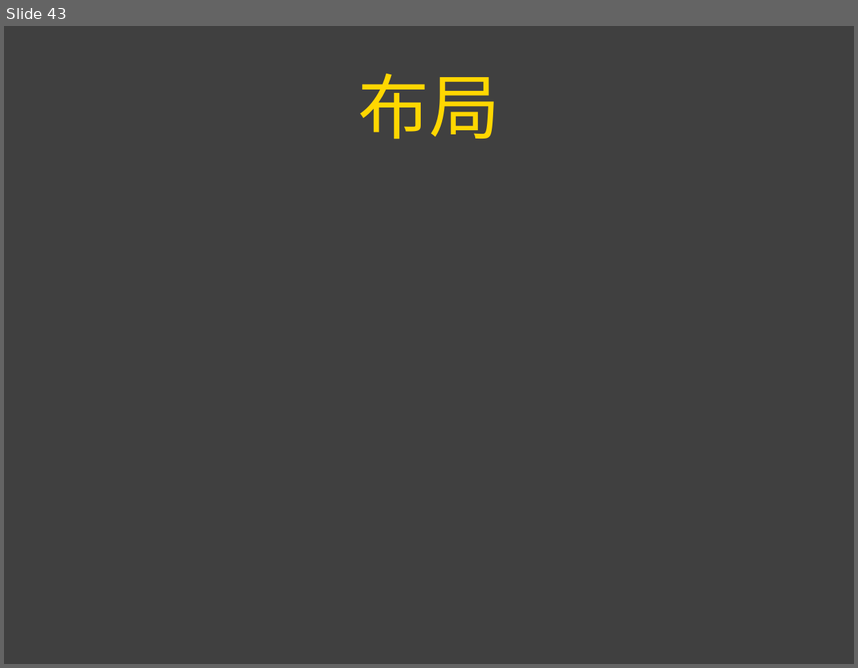
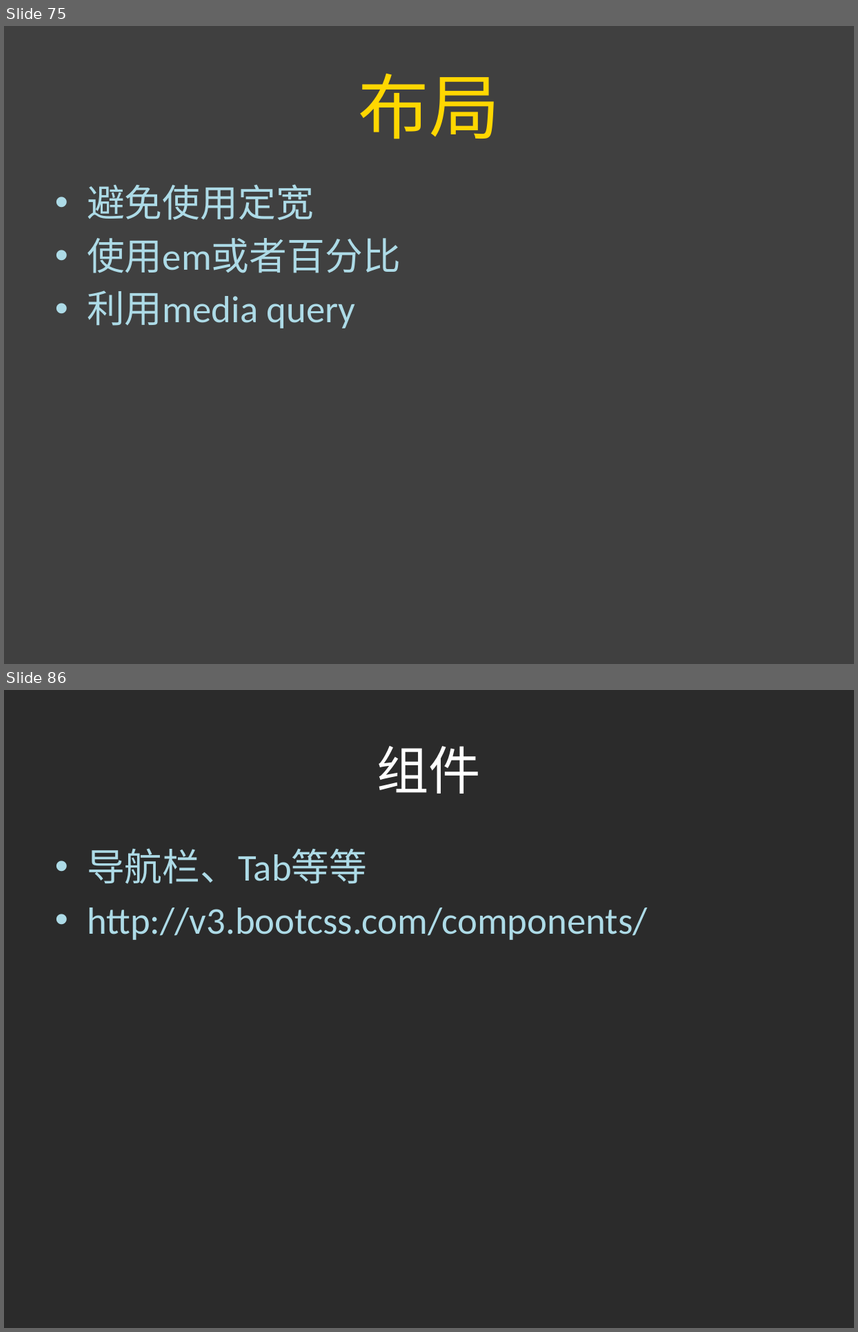
Before and after one commit to simplemx/playground, a slide deck: ppt/frontend.pptx. Shown one above the other, each under a label of ours: slide 43 before the commit, slides 75 and 86 after it; the slides between them are not shown. The pictures are 858x668 and 858x1332 pixels, drawn with LibreOffice and Linux fonts; fonts in the diff are those of the drawing; background and template pictures are left out; a plain dark background stands for a picture behind light text. Boxes give left, top, right and bottom in pixels: in the first picture for what was removed or moved away, otherwise in the second. Text is boxed around its words. In the diff, an @@ line names an element or a change of style, - is before the commit and + after.

```diff
--- a/ppt/frontend.pptx
+++ b/ppt/frontend.pptx
@@ slide 86 added at (x1=4, y1=690, x2=854, y2=1328), background picture (left out) @@
@@ title added at (x1=377, y1=746, x2=481, y2=793), 44 pt, text #FFFFFF @@
+组件
@@ text added at (x1=87, y1=848, x2=647, y2=940), 32 pt, text #ADDBE7 @@
+• 导航栏、Tab等等
+• http://v3.bootcss.com/components/
@@ what was slide 43 is now slide 75 @@
@@ slide 75 changed as well @@
@@ text added at (x1=87, y1=184, x2=401, y2=328), 32 pt, text #ADDBE7 @@
+• 避免使用定宽
+• 使用em或者百分比
+• 利用media query
```
Also in this commit, not shown: 12 other slides changed, 48 other slides added, 2 slides removed.
